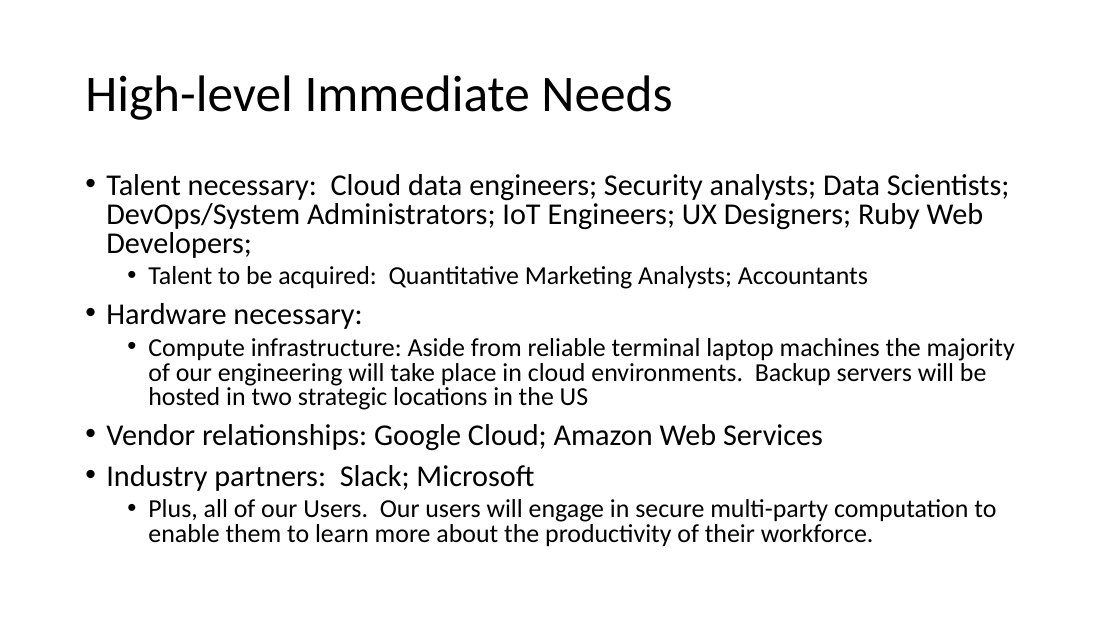
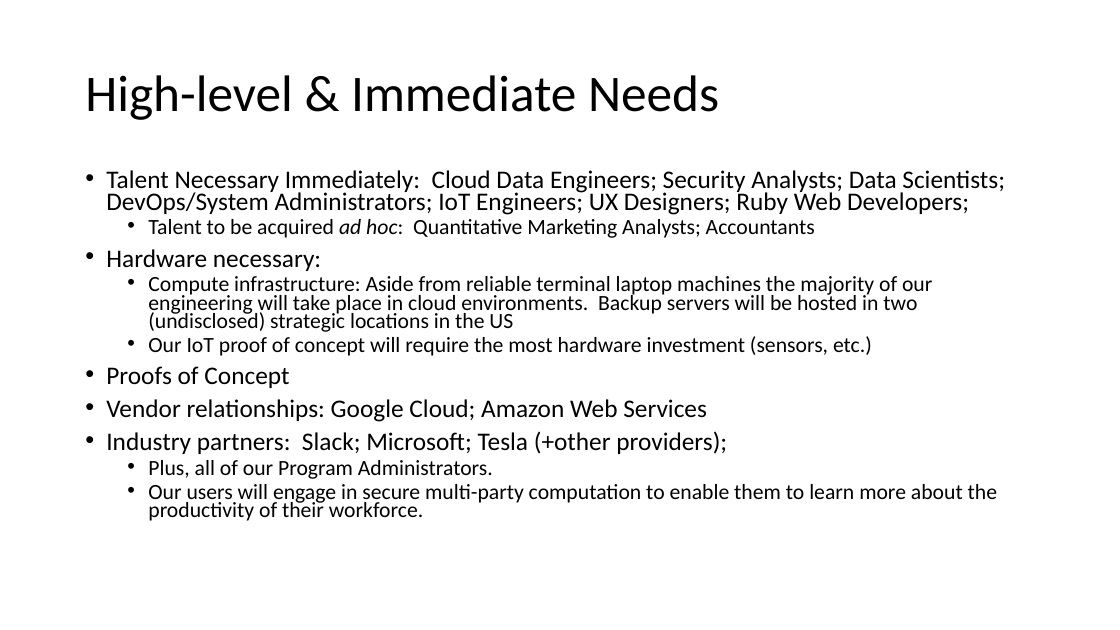
Before and after one commit to paulmattheww/csci-e-11-challenges-opportunities-bigdata-iot-cybersecurity, a slide deck: slide 2 of Business Proposal.pptx. Drawn at 1120x630 pixels with LibreOffice and Linux fonts; fonts in the diff are those of the drawing. Boxes give left, top, right and bottom in pixels: in the first picture for what was removed or moved away, otherwise in the second. Text is boxed around its words. In the diff, an @@ line names an element or a change of style, - is before the commit and + after.

```diff
--- a/Business Proposal.pptx
+++ b/Business Proposal.pptx
@@ title at (85, 75, 719, 120): text changed @@
-High-level Immediate Needs
+High-level & Immediate Needs
@@ text at (106, 170, 1005, 238): text changed; size 25.9 to 21.7 pt @@
-• Talent necessary: Cloud data engineers; Security analysts; Data Scientists; DevOps/System Administrators; IoT Engineers; UX Designers; Ruby Web Developers;
-  • Talent to be acquired: Quantitative Marketing Analysts; Accountants
+• Talent Necessary Immediately: Cloud Data Engineers; Security Analysts; Data Scientists; DevOps/System Administrators; IoT Engineers; UX Designers; Ruby Web Developers;
+  • Talent to be acquired ad hoc: Quantitative Marketing Analysts; Accountants
@@ text at (106, 249, 707, 422): size 25.9 to 21.7 pt in "Hardware necessary:", "Vendor relationships: Google Cloud; Amazon Web Services"; line spacing 0.8 to 0.7 @@
@@ text at (106, 276, 932, 388): text changed; size 22.2 to 18.6 pt @@
-  • Compute infrastructure: Aside from reliable terminal laptop machines the majority of our engineering will take place in cloud environments. Backup servers will be hosted in two strategic locations in the US
+  • Compute infrastructure: Aside from reliable terminal laptop machines the majority of our engineering will take place in cloud environments. Backup servers will be hosted in two (undisclosed) strategic locations in the US
+  • Our IoT proof of concept will require the most hardware investment (sensors, etc.)
+• Proofs of Concept
@@ text at (106, 431, 997, 521): text changed; size 22.2 to 18.6 pt @@
-• Industry partners: Slack; Microsoft
-  • Plus, all of our Users. Our users will engage in secure multi-party computation to enable them to learn more about the productivity of their workforce.
+• Industry partners: Slack; Microsoft; Tesla (+other providers);
+  • Plus, all of our Program Administrators.
+  • Our users will engage in secure multi-party computation to enable them to learn more about the productivity of their workforce.
```
Also in this commit, not shown: 2 other slides changed.
